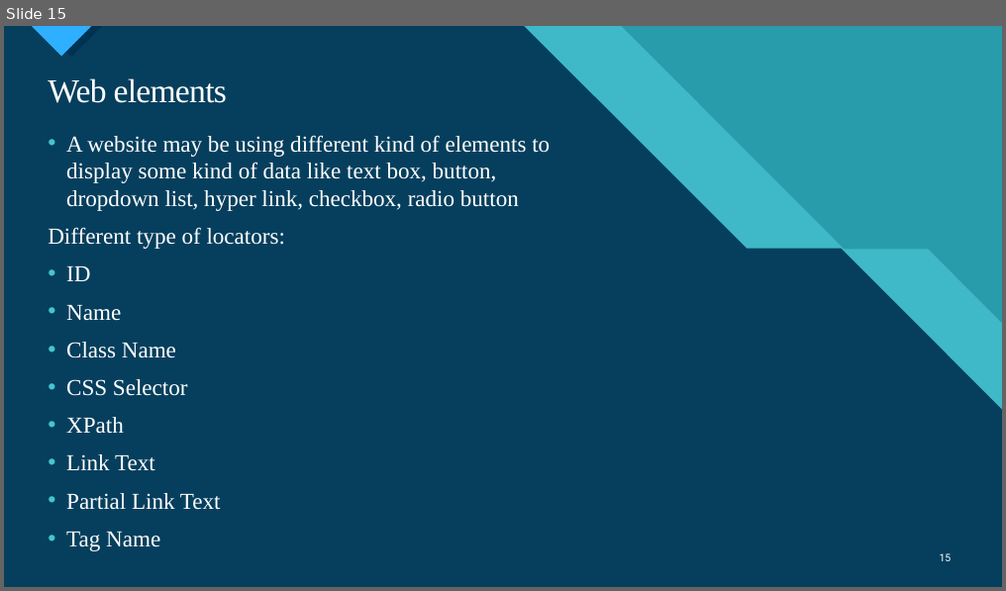
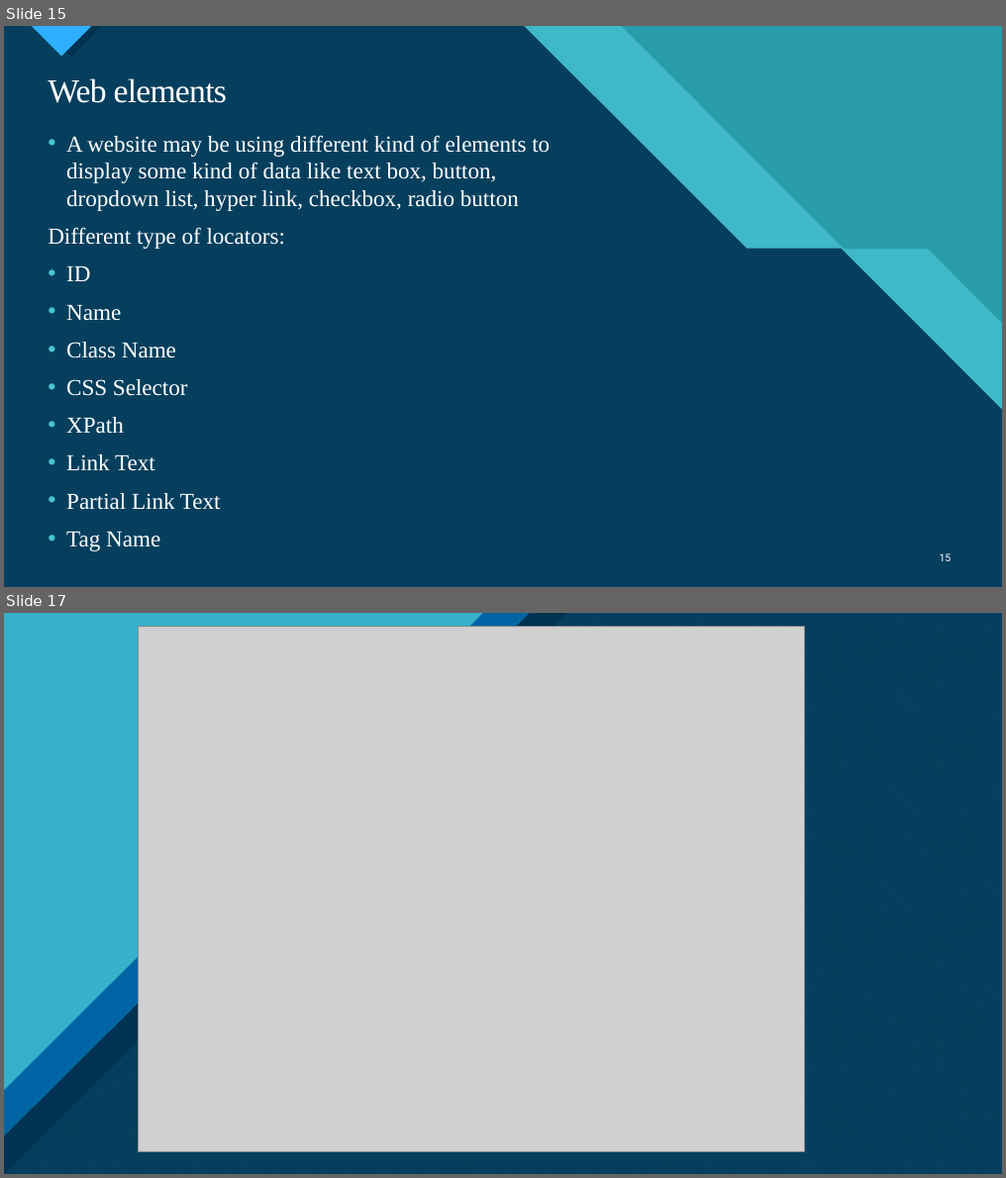
Before and after one commit to ngohungphuc/Presentation, a slide deck: Selenium/Specflow/Web Automation Test with Specflow.pptx. Shown one above the other, each under a label of ours: slide 15 before the commit, slides 15 and 17 after it; the slides between them are not shown. The pictures are 1006x591 and 1006x1178 pixels, drawn with LibreOffice and Linux fonts; fonts in the diff are those of the drawing; grey boxes stand for pictures. Boxes give left, top, right and bottom in pixels: in the first picture for what was removed or moved away, otherwise in the second. Text is boxed around its words. In the diff, an @@ line names an element or a change of style, - is before the commit and + after.

```diff
--- a/Selenium/Specflow/Web Automation Test with Specflow.pptx
+++ b/Selenium/Specflow/Web Automation Test with Specflow.pptx
@@ slide 17 added at [4,613,1002,1174], background #FFFFFF; not listed: 9 template elements that a slide beside it also shows @@
@@ rectangle added at [4,613,1002,1174], fill #0065A4 @@
@@ freeform shape added at [4,613,1002,1174], fill #47C3D3 at 74% opacity @@
@@ freeform shape added at [4,613,1002,1174], fill pattern #0065A4 on #47C3D3 @@
@@ freeform shape added at [4,613,1002,1174], fill #003352 at 90% opacity @@
@@ right triangle added at [4,613,567,1174], fill #003352 @@
@@ right triangle added at [4,613,529,1137], fill pattern #0065A4 on #47C3D3 @@
@@ right triangle added at [4,613,483,1090], fill #47C3D3 at 80% opacity @@
@@ picture added at [138,627,804,1152] @@
```
Also in this commit, not shown: 1 other slide added, 9 slides removed.
